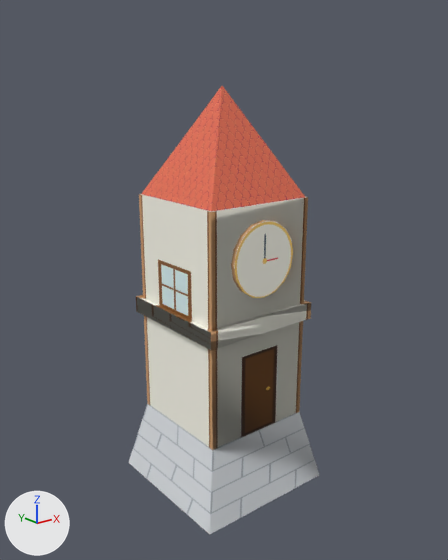
Renders of the glTF model godot_demo/assets/building_clocktower.glb from each side of a commit.
Before and after are seen from a 50 mm camera at (-5.12, -6.44, 3.49) aimed at (0.0, -0.04, 0.94). Every picture has the same lights, and +X, +Y and +Z are marked at lower left. The picture after the commit comes second. Where no turn or scale is listed for an object, it has been applied to the vertices. Vertices at exactly the same position are counted once.

Names of what the first picture shows: 'building_clocktower'.
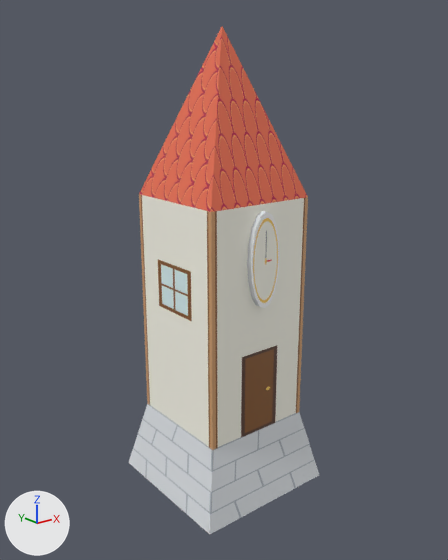
Where the change shows, as pixel boxes [x1, y1, x2, y2] in the pictures (448 x 560 px):
'building_clocktower', reshaped (13% taller): before [128, 86, 319, 534]; after [128, 26, 319, 534]
part 1 of me_cube_032, rebuilt (46% narrower, 24% taller): before [231, 220, 293, 298]; after [247, 211, 280, 308]
part 2 of me_cube_032, deleted (red): before [142, 86, 305, 211]
part 3 of me_cube_032, built on: before [133, 194, 319, 518]; after [133, 26, 319, 518]

Patch to the scene script:
```diff
--- a/godot_demo/assets/building_clocktower.glb.py
+++ b/godot_demo/assets/building_clocktower.glb.py
@@ me_cube_032 @@
 # used by ob_building_clocktower; location = (0.0, 0.0, 0.0)
-me_cube_032.from_pydata(...)  # 65 vertices, 118 faces; spans x -1.04..1.04, y -1.04..1.04, z -2.1..3.5
-me_cube_032.materials.append(mat_m_texstone)  # picture img_tex_building_stone
+me_cube_032.from_pydata(...)  # 45 vertices, 68 faces; spans x -1.04..1.04, y -1.04..1.04, z -2.1..4.2
+# me_cube_032 part 1: the loose piece of 32 vertices spanning x -0.5..0.5, y -0.86..-0.76, z 0.9..1.9 is rebuilt with 32 vertices and now spans x -0.24..0.24, y -0.88..-0.8, z 0.76..2.02
+# me_cube_032 part 2: the loose piece of 5 vertices spanning x -0.78..0.78, y -0.78..0.78, z 2.1..3.5 is deleted
+# me_cube_032 part 3
+# 16 vertices are removed from x -0.87..0.87, y -0.87..0.87, z 0.41..0.64
+# 50 faces are deleted
+# 1 vertex is added at (0.0, 0.0, 4.2)
+# 16 new faces join them, mat_m_texwall (picture img_tex_building_walls)
+# 4 new faces join them, mat_m_texroof (picture img_tex_building_roofs)
 me_cube_032.materials.append(mat_m_texdecor)
```
